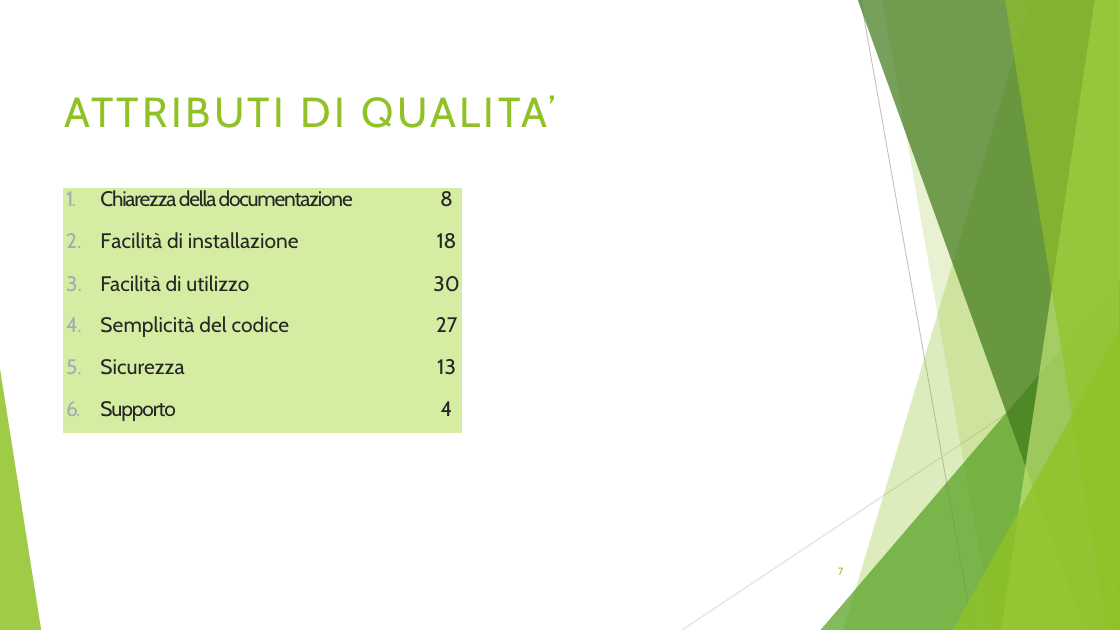
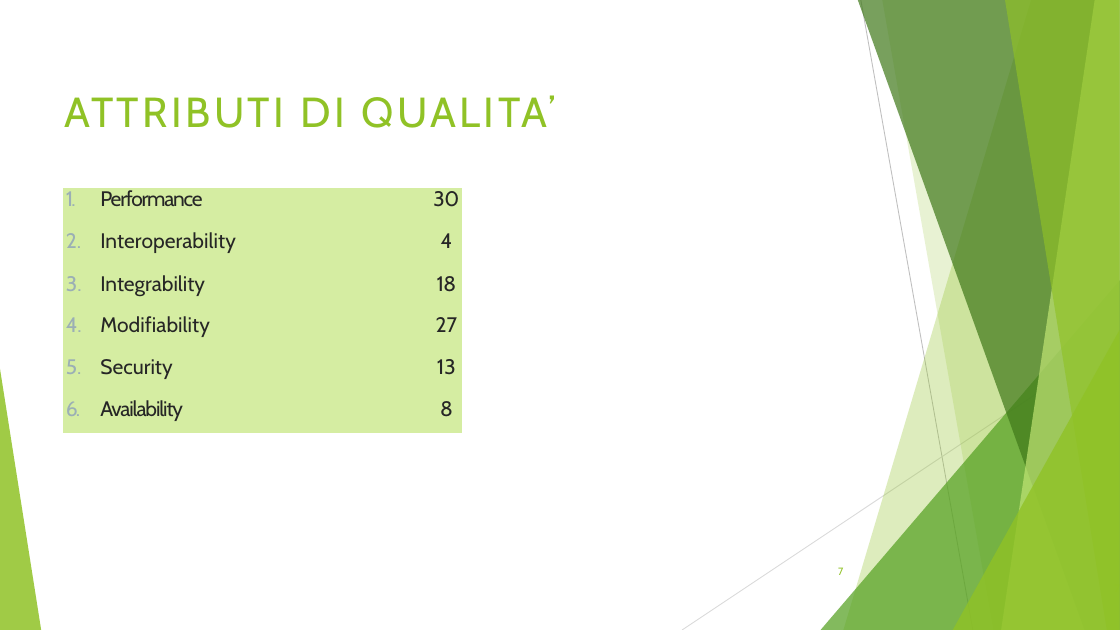
Before and after one commit to jacopofabi/ISW2-deliverables, a slide deck: slide 7 of Deliverable3/Deliverable3.pptx. Drawn at 1120x630 pixels with LibreOffice and Linux fonts; fonts in the diff are those of the drawing. Boxes give left, top, right and bottom in pixels: in the first picture for what was removed or moved away, otherwise in the second. Text is boxed around its words. In the diff, an @@ line names an element or a change of style, - is before the commit and + after.

```diff
--- a/Deliverable3/Deliverable3.pptx
+++ b/Deliverable3/Deliverable3.pptx
@@ table at (63,188,461,434) @@
-row 1, column 1: 1. Chiarezza della documentazione
+row 1, column 1: 1. Performance
-row 1, column 2: 8
+row 1, column 2: 30
-row 2, column 1: 2. Facilità di installazione
+row 2, column 1: 2. Interoperability
-row 2, column 2: 18
+row 2, column 2: 4
-row 3, column 1: 3. Facilità di utilizzo
+row 3, column 1: 3. Integrability
-row 3, column 2: 30
+row 3, column 2: 18
-row 4, column 1: 4. Semplicità del codice
+row 4, column 1: 4. Modifiability
-row 5, column 1: 5. Sicurezza
+row 5, column 1: 5. Security
-row 6, column 1: 6. Supporto
+row 6, column 1: 6. Availability
-row 6, column 2: 4
+row 6, column 2: 8
```
Also in this commit, not shown: 5 other slides changed, 1 other file.
